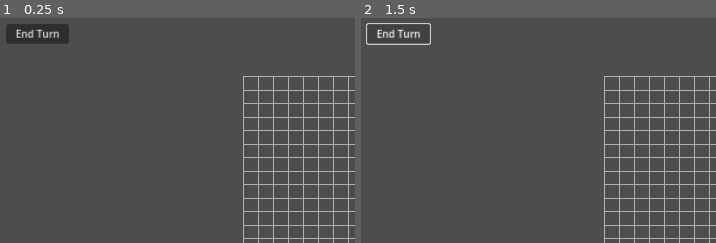
Above: before the commit, frames 1-2 (left to right).
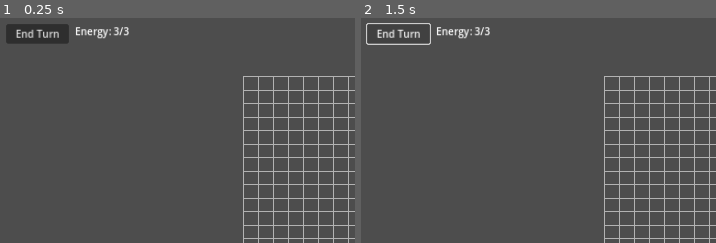
Above: after the commit, the same moments.

Repository: dBinet/SquirrelAttack
Game: Godot game, scene res://scenes/Main.tscn
Two runs of this game, one before a commit and one after it. Both use one fixed random seed, a clock stepped at 60 frames per second and the inputs below.
Inputs:
- Up to frame 1 (0.25 s): no input
- Up to frame 2 (1.5 s): click "End Turn" at 0.5 s; click "End Turn" at 1.25 s
The pictures show only the part of the screen within x 0-50%, y 0-50%; the shares and areas given below are measured in that part.

The runs differ from the first frame. In frame 1, 0.4% of the frame differs, in the area x 21-37%, y 4-10%; in frame 2, 0.4%.

Commit message:
Add energy system with UI

Diff:
--- a/scenes/Card.tscn
+++ b/scenes/Card.tscn
@@ -6,3 +6,5 @@
 groups=["Cards"]
 
 script = ExtResource("1")
+
+[node name="CostLabel" type="Label" parent="."]
--- a/scenes/Main.tscn
+++ b/scenes/Main.tscn
@@ -20,3 +20,5 @@
 script = ExtResource("2")
 
 [node name="EndTurnButton" type="Button" parent="."]
+
+[node name="EnergyLabel" type="Label" parent="."]
--- a/scripts/Card.gd
+++ b/scripts/Card.gd
@@ -4,10 +4,14 @@
 var card_name: String = ""
 var value: int = 1
 
+# Amount of energy required to play this card
+const energy_cost: int = 1
+
 # Name of the tetris shape for this card
 var shape_name: String = "L"
 
 var sprite: Sprite2D
+var cost_label: Label
 
 # Base sizes used prior to scaling
 const BASE_CARD_WIDTH := 100
@@ -56,6 +60,12 @@
     original_position = position
     sprite = Sprite2D.new()
     add_child(sprite)
+    cost_label = get_node_or_null("CostLabel")
+    if cost_label == null:
+        cost_label = Label.new()
+        add_child(cost_label)
+    cost_label.text = str(energy_cost)
+    cost_label.z_index = 1
     _update_textures()
     sprite.texture = card_texture
     sprite.centered = true
@@ -102,6 +112,8 @@
     card_texture = _create_card_texture(blocks)
     piece_texture = _create_piece_texture(blocks)
     size = Vector2(card_width, card_height)
+    if cost_label:
+        cost_label.position = Vector2(-size.x / 2 + 5, -size.y / 2 + 5)
 
 func _create_card_texture(blocks: Array[Vector2]) -> ImageTexture:
     var width := card_width
--- a/scripts/Main.gd
+++ b/scripts/Main.gd
@@ -4,6 +4,9 @@
 var _previous_viewport_size := Vector2.ZERO
 var _grids: Array[Grid] = []
 var _end_button: Button
+var _energy_label: Label
+const ENERGY_PER_TURN := 3
+var _energy_available: int = ENERGY_PER_TURN
 
 const SHAPES := ["I", "L", "O", "T", "S", "Z"]
 const CARD_SCENE := preload("res://scenes/Card.tscn")
@@ -25,6 +28,11 @@
         _end_button.custom_minimum_size = Vector2(100, 30)
         _end_button.position = Vector2(10, 10)
         _end_button.pressed.connect(_on_EndTurnButton_pressed)
+
+    _energy_label = Label.new()
+    _energy_label.position = Vector2(120, 10)
+    add_child(_energy_label)
+    _update_energy_label()
 
     _add_random_cards()
 
@@ -76,10 +84,14 @@
     Card.update_scale(new_size)
 
 func on_card_dropped(card: Card) -> bool:
+    if _energy_available < card.energy_cost:
+        return false
     for grid in _grids:
         if grid.try_place_piece(card):
             _cards.erase(card)
             card.queue_free()
+            _energy_available -= card.energy_cost
+            _update_energy_label()
             _update_card_positions()
             clear_previews()
             return true
@@ -112,3 +124,9 @@
     _add_random_cards()
     _update_card_positions()
     clear_previews()
+    _energy_available = ENERGY_PER_TURN
+    _update_energy_label()
+
+func _update_energy_label() -> void:
+    if _energy_label:
+        _energy_label.text = "Energy: %d/%d" % [_energy_available, ENERGY_PER_TURN]
